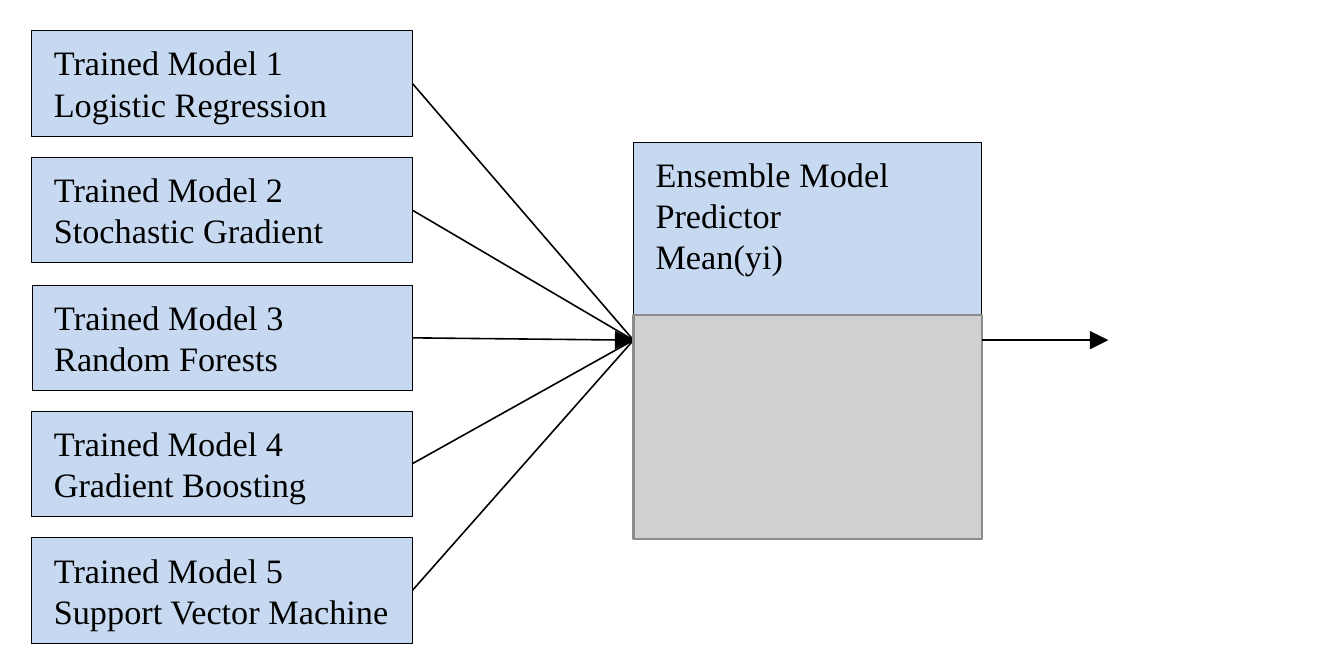
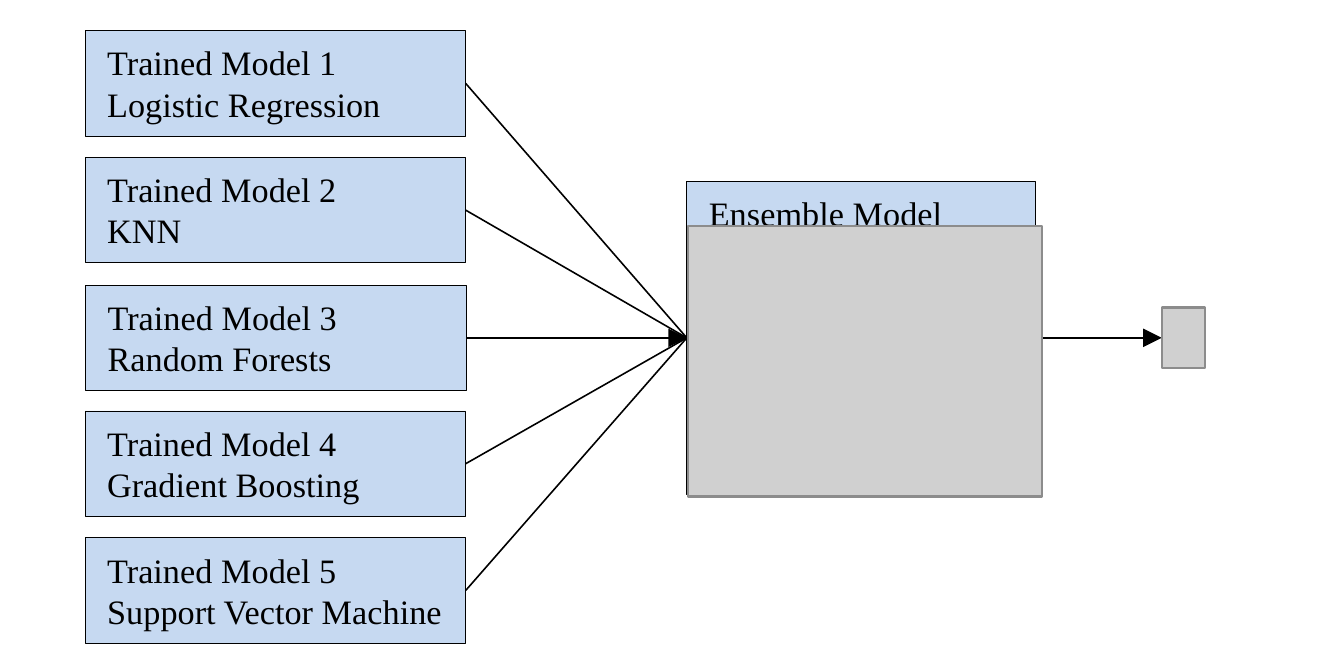
Before and after one commit to semerj/NHANES-diabetes, a slide deck: slide 1 of report/figure1.pptx. Drawn at 1344x672 pixels with LibreOffice and Linux fonts; fonts in the diff are those of the drawing; grey boxes stand for pictures. Boxes give left, top, right and bottom in pixels: in the first picture for what was removed or moved away, otherwise in the second. Text is boxed around its words. In the diff, an @@ line names an element or a change of style, - is before the commit and + after.

```diff
--- a/report/figure1.pptx
+++ b/report/figure1.pptx
@@ 5 rectangles, 4 lines, 2 arrows: place and size @@
-5 rectangles, 4 lines, 2 arrows at [31, 31, 1109, 643]
+5 rectangles, 4 lines, 2 arrows at [85, 31, 1163, 643]
@@ text in rectangle at [656, 204, 784, 276]: paragraphs removed @@
-Predictor
-Mean(yi)
@@ rectangle "Ensemble Model": place and size @@
-rectangle "Ensemble Model" at [634, 143, 983, 540]
+rectangle "Ensemble Model" at [688, 181, 1037, 495]
@@ text in rectangle at [107, 220, 181, 243]: text changed @@
-Stochastic Gradient
+KNN
@@ picture added at [688, 226, 1042, 497] @@
@@ picture removed at [634, 316, 983, 540] @@
@@ picture added at [1163, 307, 1205, 367] @@
```
Also in this commit, not shown: 16 other files.
